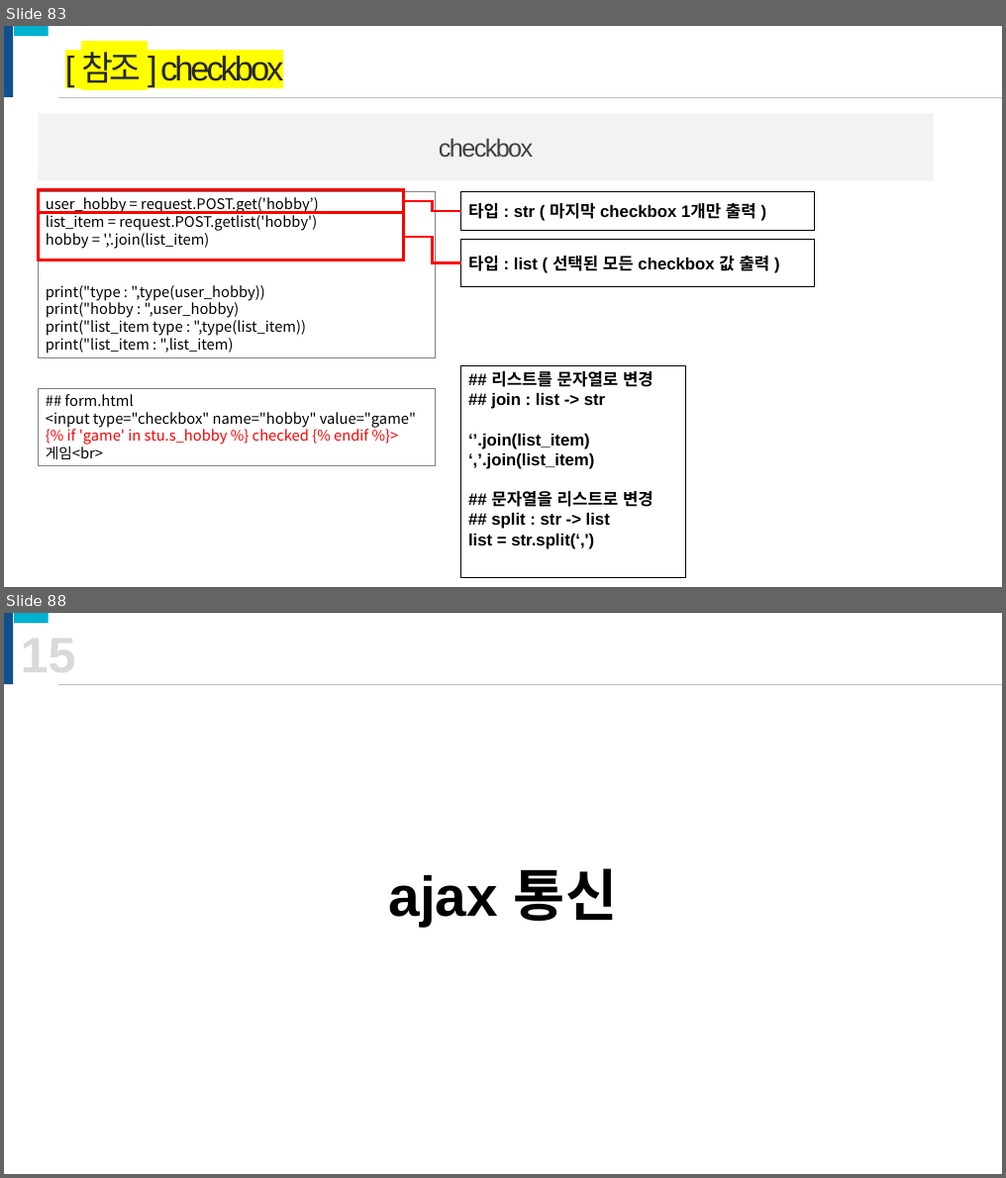
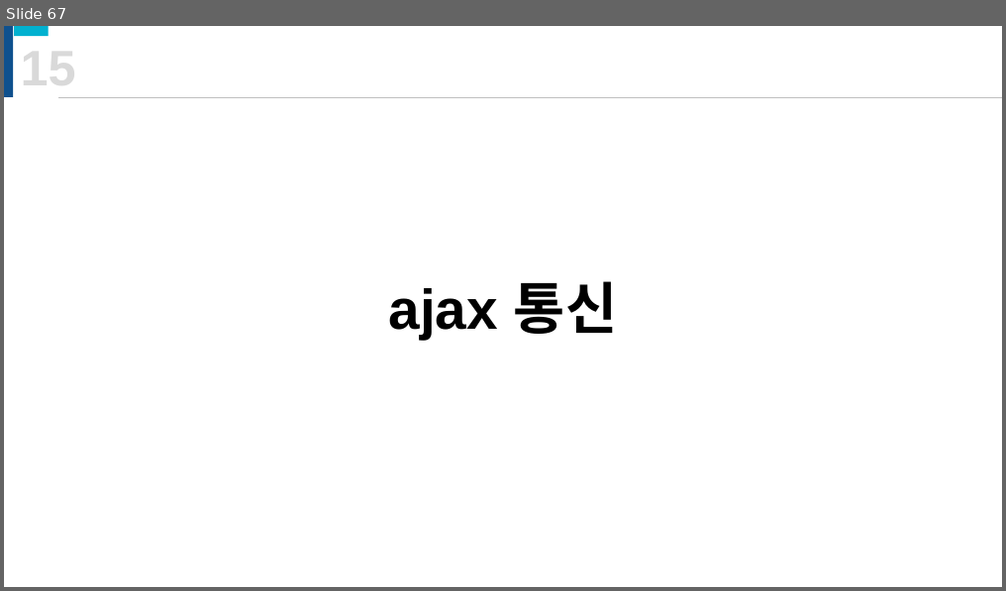
Before and after one commit to onulee/fastApi, a slide deck: fastApi강의.pptx. Shown one above the other, each under a label of ours: slides 83 and 88 before the commit, slide 67 after it; the slides between them are not shown. The pictures are 1006x1178 and 1006x591 pixels, drawn with LibreOffice and Linux fonts; fonts in the diff are those of the drawing. Boxes give left, top, right and bottom in pixels: in the first picture for what was removed or moved away, otherwise in the second. Text is boxed around its words. In the diff, an @@ line names an element or a change of style, - is before the commit and + after.

```diff
--- a/fastApi강의.pptx
+++ b/fastApi강의.pptx
@@ slide 83 removed at <box>4,26,1002,587</box>, background #FFFFFF @@
@@ rectangle removed at <box>4,26,13,97</box> @@
@@ rectangle removed at <box>13,26,48,36</box> @@
@@ text removed at <box>81,52,283,83</box> @@
-[ 참조 ] checkbox
@@ rectangle removed at <box>39,113,934,181</box> @@
-checkbox
@@ line removed from (57, 97) to (1002, 97) @@
@@ rectangle removed at <box>39,192,436,359</box> @@
-user_hobby = request.POST.get('hobby’)
-list_item = request.POST.getlist('hobby')
-hobby = ','.join(list_item)
-print("type : ",type(user_hobby))
-print("hobby : ",user_hobby)
-print("list_item type : ",type(list_item))
-print("list_item : ",list_item)
@@ rectangle removed at <box>39,190,404,213</box> @@
@@ elbow line removed from (404, 201) to (461, 212) @@
@@ rectangle removed at <box>461,192,815,231</box> @@
-타입 : str ( 마지막 checkbox 1개만 출력 )
@@ rectangle removed at <box>39,213,404,261</box> @@
@@ elbow line removed from (404, 236) to (461, 264) @@
@@ rectangle removed at <box>461,240,815,287</box> @@
-타입 : list ( 선택된 모든 checkbox 값 출력 )
@@ rectangle removed at <box>461,366,687,578</box> @@
-## 리스트를 문자열로 변경
-## join : list -> str
-‘’.join(list_item)
-‘,’.join(list_item)
-## 문자열을 리스트로 변경
-## split : str -> list
-list = str.split(‘,')
@@ rectangle removed at <box>39,388,436,467</box> @@
-## form.html
-<input type="checkbox" name="hobby" value="game" {% if 'game' in stu.s_hobby %} checked {% endif %}>
-게임<br>
@@ what was slide 88 is now slide 67 @@
```
Also in this commit, not shown: 32 slides changed, 4 slides added, 24 other slides removed, 7 other files.
